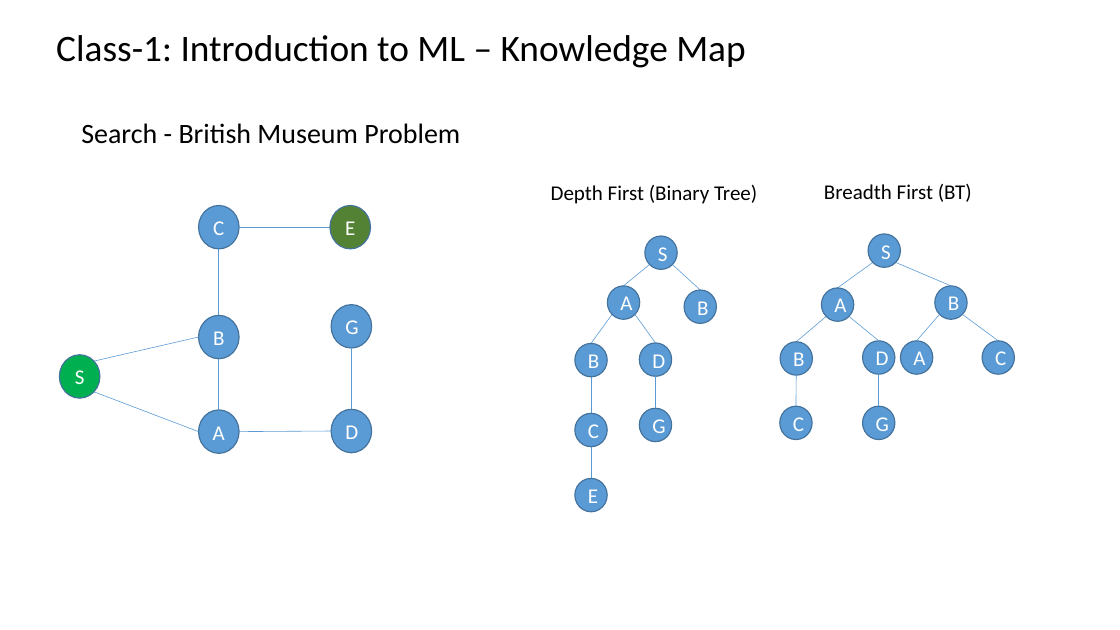
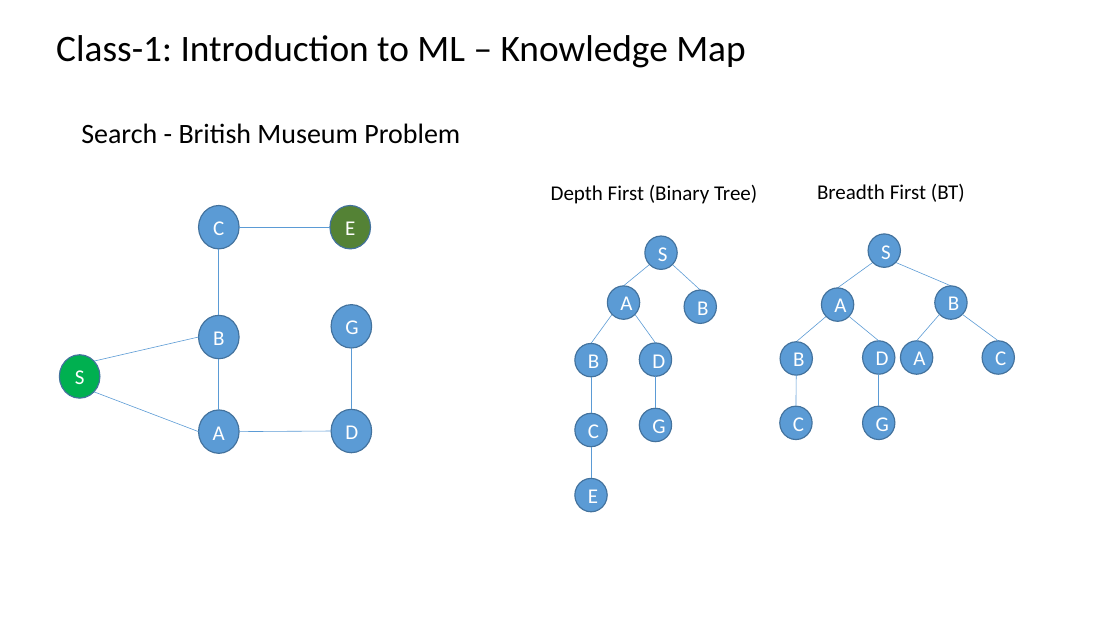
Before and after one commit to renshan2/accesspy, a slide deck: slide 6 of AI-ML-DL/Machine Learning.pptx (slide 7 before the commit). Drawn at 1120x630 pixels with LibreOffice and Linux fonts; fonts in the diff are those of the drawing. Boxes give left, top, right and bottom in pixels: in the first picture for what was removed or moved away, otherwise in the second. Text is boxed around its words. In the diff, an @@ line names an element or a change of style, - is before the commit and + after.

```diff
--- a/AI-ML-DL/Machine Learning.pptx
+++ b/AI-ML-DL/Machine Learning.pptx
@@ text "Breadth First (BT)": place and size @@
-text "Breadth First (BT)" at <box>824,184,972,202</box>
+text "Breadth First (BT)" at <box>817,184,965,202</box>
```
Also in this commit, not shown: 5 other slides changed, 4 slides added, 1 slide removed, 3 other files.
